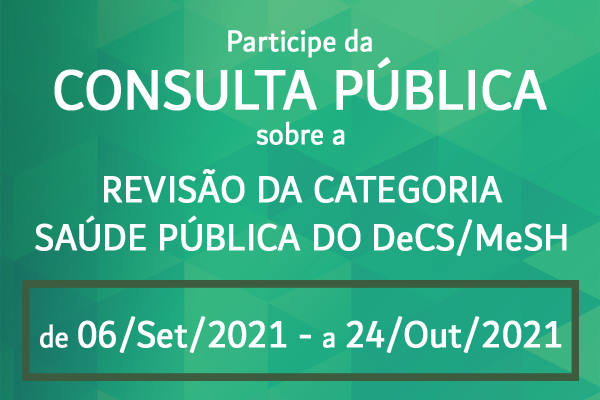
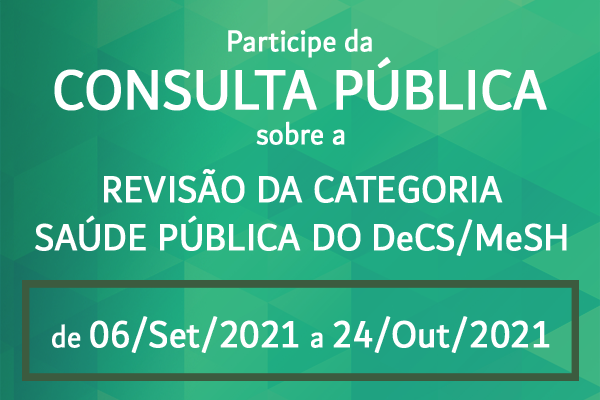
Revision of a layered 600x400 image; what changed, layer by layer:
renamed "de 06/Set/2021 - a 24/Out/2021" to "de 06/Set/2021 a 24/Out/2021", painted on it over bbox(40, 316, 562, 353)
